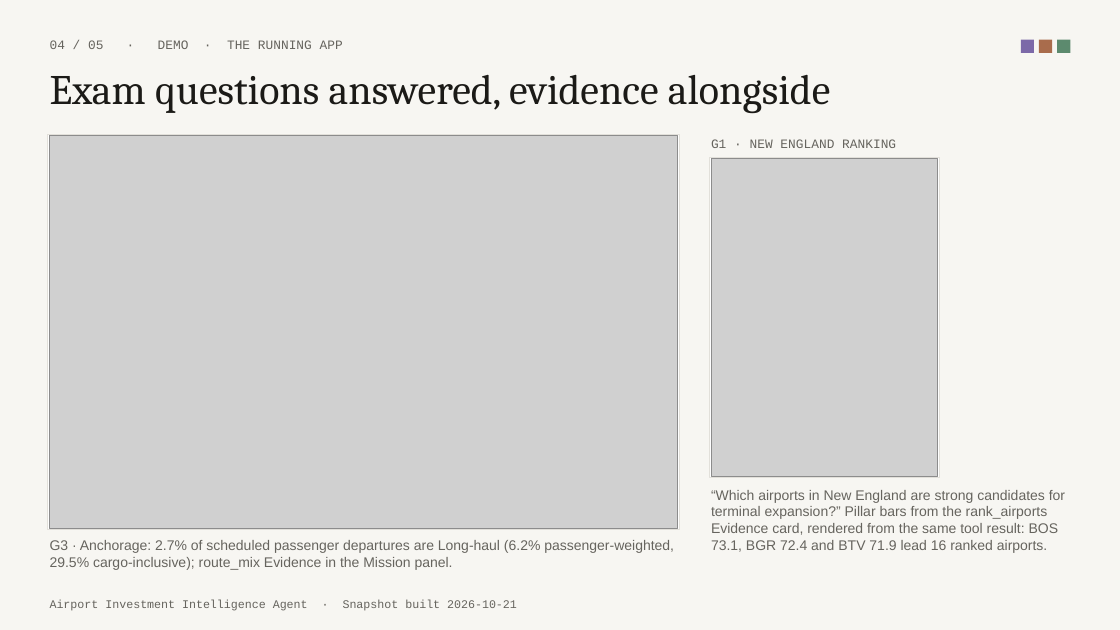
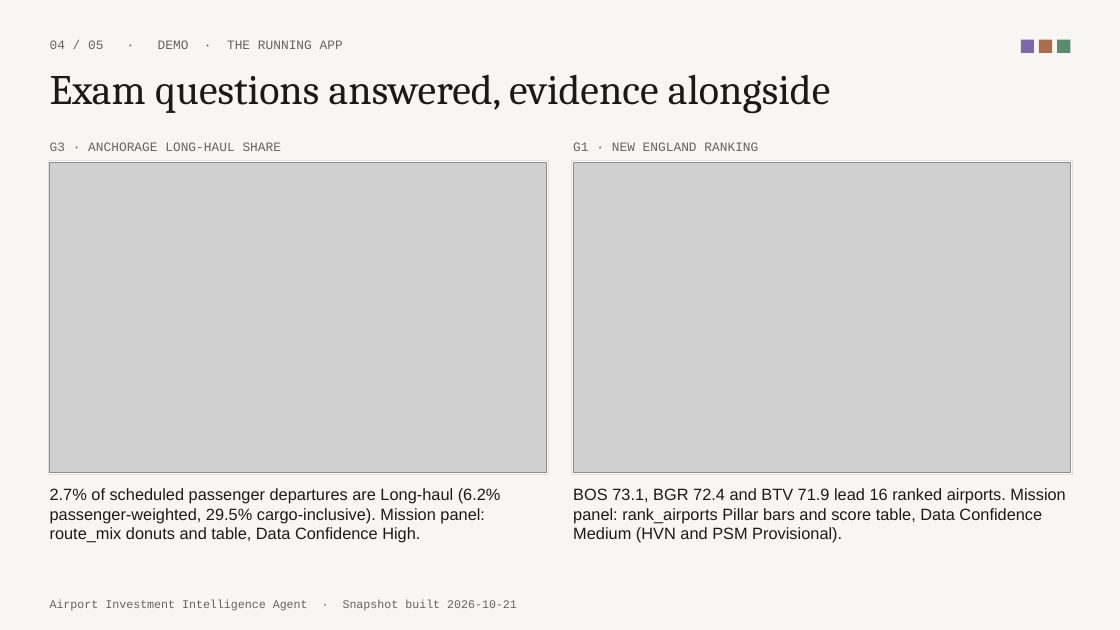
Before and after one commit to afek5/airport-investment-agent, a slide deck: slide 4 of docs/deck.pptx. Drawn at 1120x630 pixels with LibreOffice and Linux fonts; fonts in the diff are those of the drawing; grey boxes stand for pictures. Boxes give left, top, right and bottom in pixels: in the first picture for what was removed or moved away, otherwise in the second. Text is boxed around its words. In the diff, an @@ line names an element or a change of style, - is before the commit and + after.

```diff
--- a/docs/deck.pptx
+++ b/docs/deck.pptx
@@ text added at (x1=50, y1=142, x2=282, y2=151), 11 pt, text #66645E @@
+G3 · ANCHORAGE LONG-HAUL SHARE
@@ text "G1 · NEW ENGLAND RANKING" moved from (x1=711, y1=139, x2=896, y2=148) to (x1=573, y1=142, x2=758, y2=151) @@
@@ rectangle resized from (x1=48, y1=134, x2=680, y2=529) to (x1=48, y1=160, x2=549, y2=475) @@
@@ picture resized from (x1=50, y1=135, x2=678, y2=528) to (x1=50, y1=162, x2=547, y2=473) @@
@@ rectangle resized from (x1=709, y1=157, x2=939, y2=478) to (x1=571, y1=160, x2=1072, y2=475) @@
@@ picture added at (x1=573, y1=162, x2=1070, y2=473) @@
@@ picture removed at (x1=711, y1=159, x2=938, y2=476) @@
@@ text at (x1=50, y1=488, x2=501, y2=543): text changed; size 12 to 14 pt; text colour #66645E to #1B1A17 @@
-G3 · Anchorage: 2.7% of scheduled passenger departures are Long-haul (6.2% passenger-weighted, 29.5% cargo-inclusive); route_mix Evidence in the Mission panel.
+2.7% of scheduled passenger departures are Long-haul (6.2% passenger-weighted, 29.5% cargo-inclusive). Mission panel: route_mix donuts and table, Data Confidence High.
@@ text at (x1=573, y1=488, x2=1065, y2=543): text changed; size 12 to 14 pt; text colour #66645E to #1B1A17 @@
-“Which airports in New England are strong candidates for terminal expansion?” Pillar bars from the rank_airports Evidence card, rendered from the same tool result: BOS 73.1, BGR 72.4 and BTV 71.9 lead 16 ranked airports.
+BOS 73.1, BGR 72.4 and BTV 71.9 lead 16 ranked airports. Mission panel: rank_airports Pillar bars and score table, Data Confidence Medium (HVN and PSM Provisional).
```
Also in this commit, not shown: 1 other slide changed, 5 other files.
